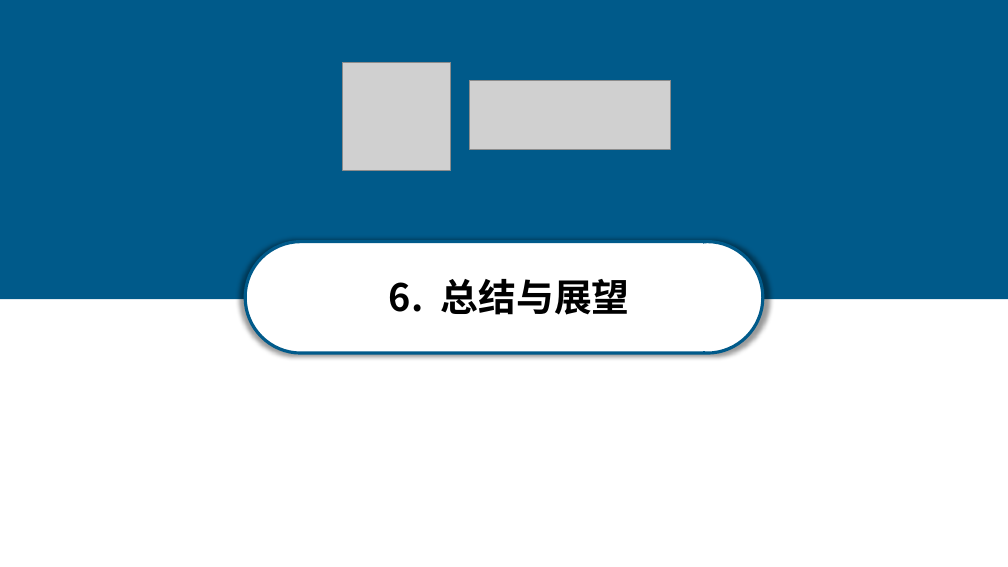
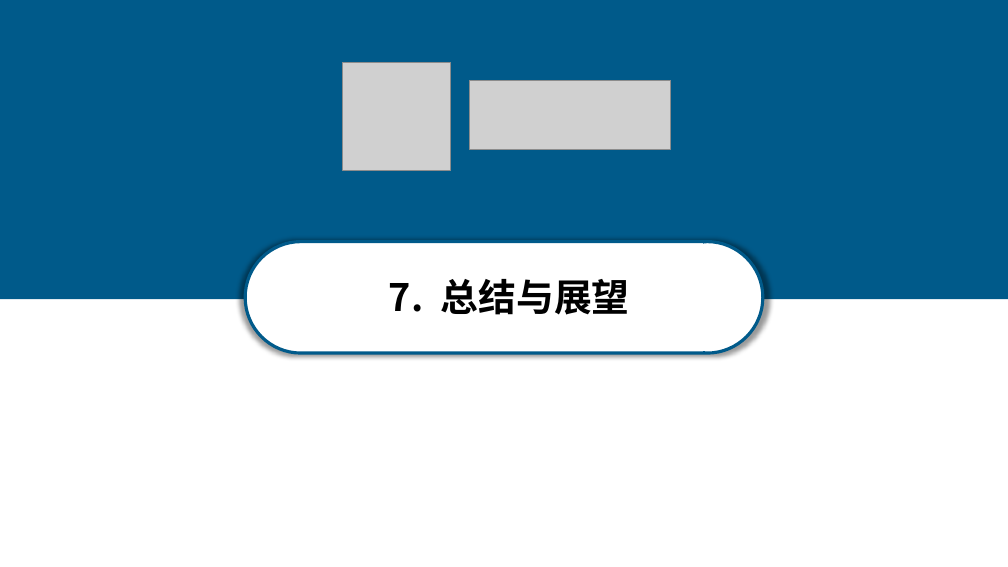
Before and after one commit to anxi710/compiler-principle-project, a slide deck: slide 31 of report/compiler_ppt.pptx (slide 26 before the commit). Drawn at 1008x567 pixels with LibreOffice and Linux fonts; fonts in the diff are those of the drawing; grey boxes stand for pictures. Boxes give left, top, right and bottom in pixels: in the first picture for what was removed or moved away, otherwise in the second. Text is boxed around its words. In the diff, an @@ line names an element or a change of style, - is before the commit and + after.

```diff
--- a/report/compiler_ppt.pptx
+++ b/report/compiler_ppt.pptx
@@ text at [389,279,630,315]: text changed @@
-6. 总结与展望
+7. 总结与展望
```
Also in this commit, not shown: 10 other slides changed, 5 slides added.
